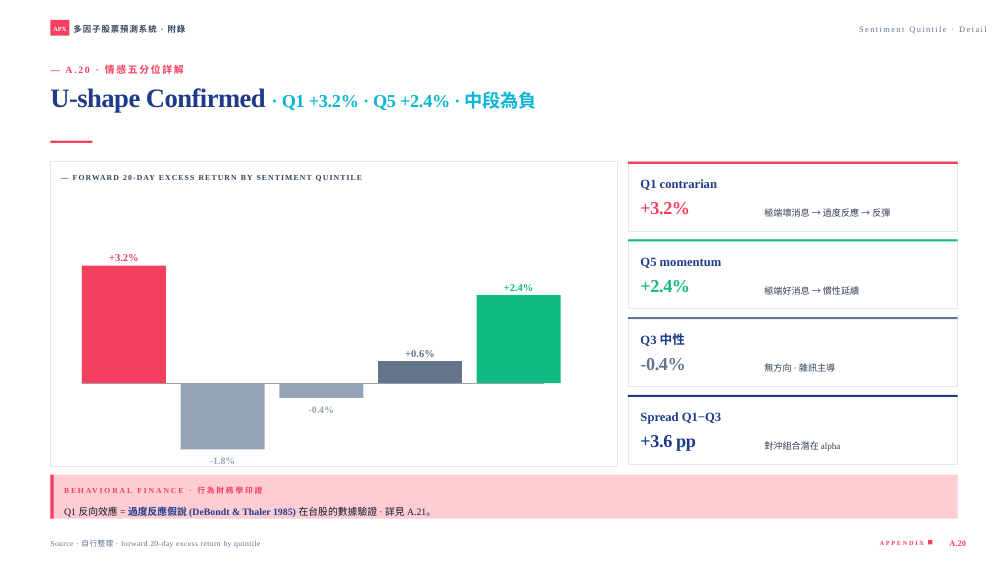
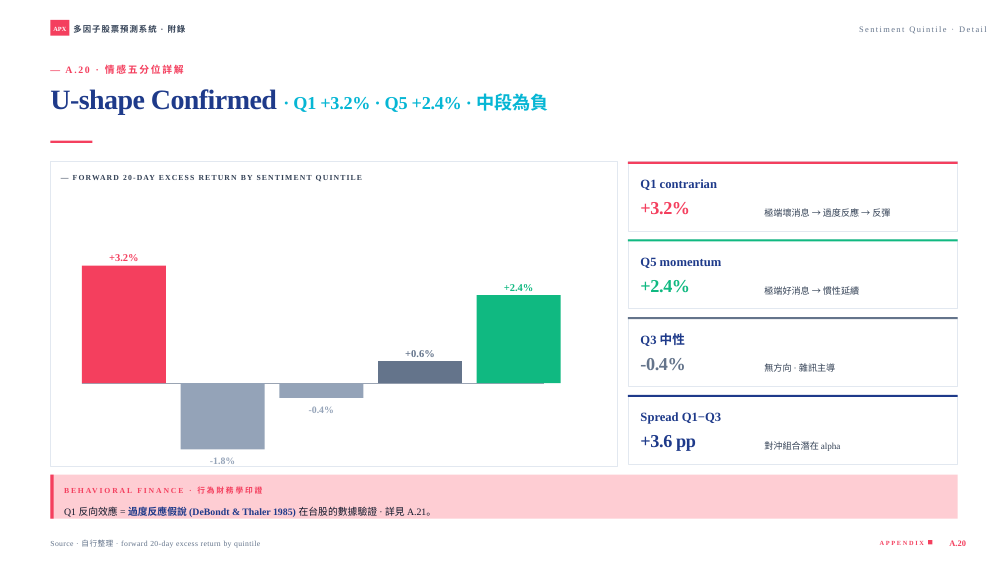
Before and after one commit to andychen050229-cell/taiwan-stock-multifactor, a slide deck: slide 31 of 簡報設計/deck_full.pptx. Drawn at 1008x567 pixels with LibreOffice and Linux fonts; fonts in the diff are those of the drawing. Boxes give left, top, right and bottom in pixels: in the first picture for what was removed or moved away, otherwise in the second. Text is boxed around its words. In the diff, an @@ line names an element or a change of style, - is before the commit and + after.

```diff
--- a/簡報設計/deck_full.pptx
+++ b/簡報設計/deck_full.pptx
@@ text "U-shape Confirmed · Q1 +3.2% ..." at <box>50,89,548,115</box>: size 38 to 40 pt in "U-shape Confirmed" @@
```
Also in this commit, not shown: 19 other slides changed, 22 other files.
